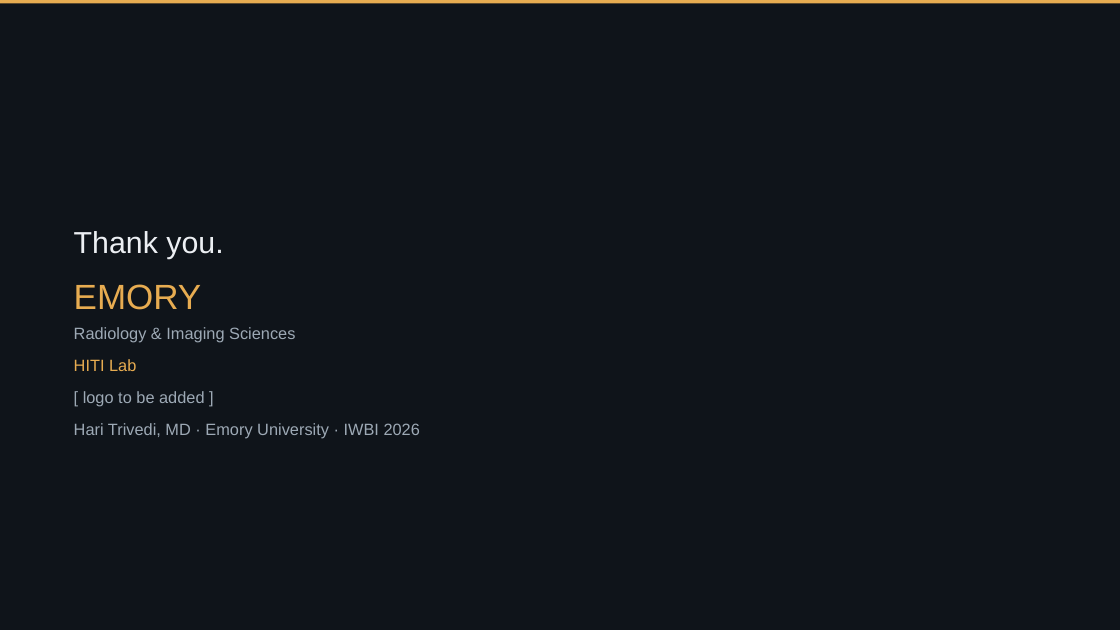
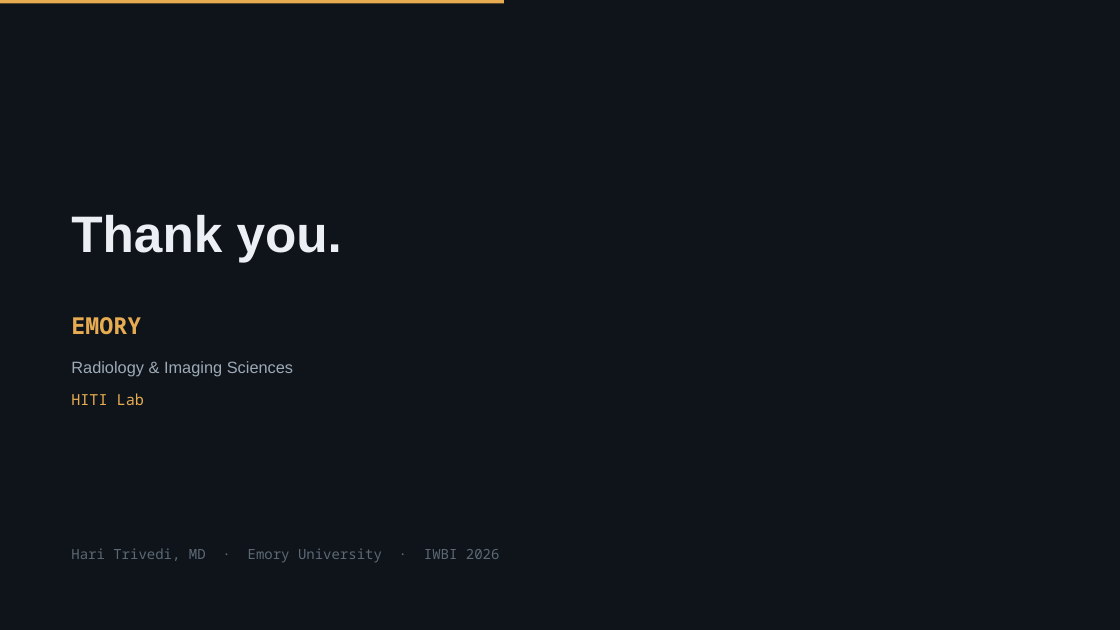
Before and after one commit to Emory-HITI/Mammo, a slide deck: slide 5 of keynote-iwbi-2026/pptx/sections/IWBI2026_Trivedi_07_close.pptx. Drawn at 1120x630 pixels with LibreOffice and Linux fonts; fonts in the diff are those of the drawing; background and template pictures are left out. Boxes give left, top, right and bottom in pixels: in the first picture for what was removed or moved away, otherwise in the second. Text is boxed around its words. In the diff, an @@ line names an element or a change of style, - is before the commit and + after.

```diff
--- a/keynote-iwbi-2026/pptx/sections/IWBI2026_Trivedi_07_close.pptx
+++ b/keynote-iwbi-2026/pptx/sections/IWBI2026_Trivedi_07_close.pptx
@@ rectangle resized from (x1=0, y1=0, x2=1120, y2=3) to (x1=0, y1=0, x2=504, y2=3) @@
@@ text "Thank you." moved from (x1=74, y1=231, x2=223, y2=259) to (x1=71, y1=214, x2=342, y2=262) @@
@@ text "Thank you." at (x1=71, y1=214, x2=342, y2=262): size 26 to 44 pt, bold on; line spacing 1.06 to 1; less space between paragraphs @@
@@ 3 texts moved together from (x1=74, y1=284, x2=295, y2=371) to (x1=71, y1=317, x2=293, y2=405) @@
@@ text "EMORY" at (x1=71, y1=317, x2=141, y2=335): size 30 to 20 pt, font Arial to Noto Sans Mono, bold on; line spacing 1.12 to 1; less space between paragraphs @@
@@ text "Radiology & Imaging Sciences" at (x1=71, y1=361, x2=293, y2=377): line spacing 1.28 to 1; less space between paragraphs @@
@@ text "HITI Lab" at (x1=71, y1=393, x2=144, y2=405): size 14 to 13 pt, font Arial to Noto Sans Mono; line spacing 1.28 to 1; less space between paragraphs @@
@@ text removed at (x1=83, y1=391, x2=204, y2=407) @@
-[ logo to be added ]
@@ text "Hari Trivedi, MD · Emory ..." moved from (x1=74, y1=423, x2=420, y2=438) to (x1=71, y1=548, x2=500, y2=562) @@
@@ text "Hari Trivedi, MD · Emory ..." at (x1=71, y1=548, x2=500, y2=562): size 14 to 12 pt, font Arial to Noto Sans Mono, text colour #9DA9B5 to #5C6975; line spacing 1.28 to 1; less space between paragraphs @@
```
Also in this commit, not shown: 4 other slides changed, 3 other files.
